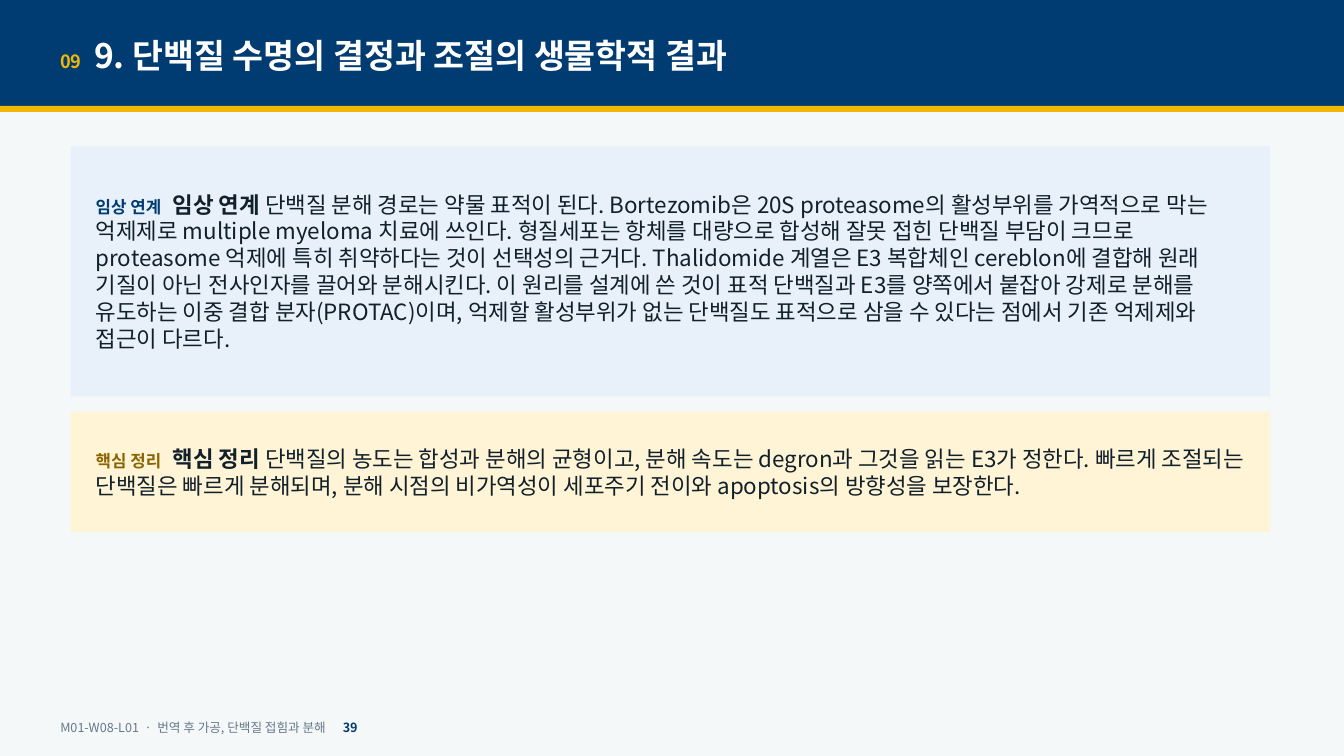
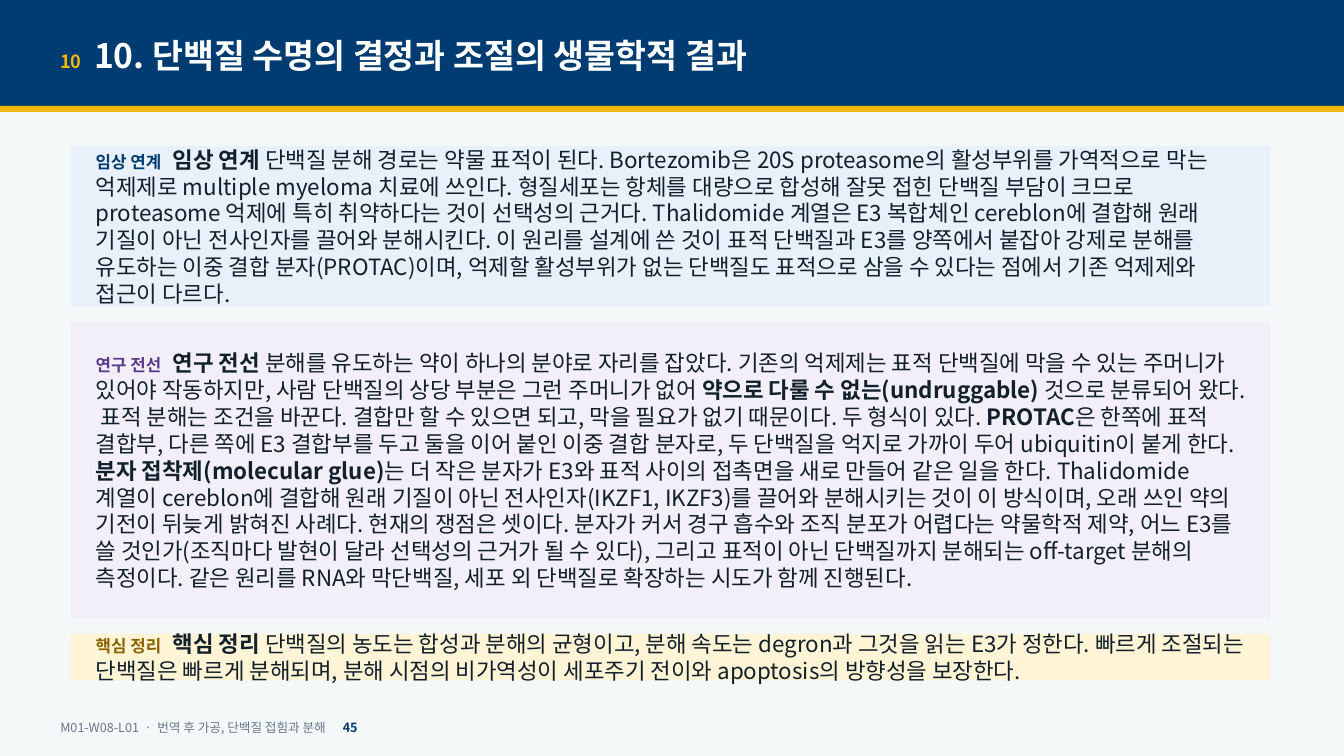
Before and after one commit to hoperiasd2/hoperiasd2.github.io, a slide deck: slide 45 of curriculum/M01/W08/L01/slides.pptx (slide 39 before the commit). Drawn at 1344x756 pixels with LibreOffice and Linux fonts; fonts in the diff are those of the drawing. Boxes give left, top, right and bottom in pixels: in the first picture for what was removed or moved away, otherwise in the second. Text is boxed around its words. In the diff, an @@ line names an element or a change of style, - is before the commit and + after.

```diff
--- a/curriculum/M01/W08/L01/slides.pptx
+++ b/curriculum/M01/W08/L01/slides.pptx
@@ text at bbox=[60, 39, 747, 71]: text changed @@
-09 9. 단백질 수명의 결정과 조절의 생물학적 결과
+10 10. 단백질 수명의 결정과 조절의 생물학적 결과
@@ rectangle "임상 연계 임상 연계 단백질 ...": place and size @@
-rectangle "임상 연계 임상 연계 단백질 ..." at bbox=[71, 146, 1270, 396]
+rectangle "임상 연계 임상 연계 단백질 ..." at bbox=[71, 146, 1270, 307]
@@ rectangle added at bbox=[71, 322, 1270, 619], fill #F3EFF9, 16 pt, text #11202B @@
+연구 전선 연구 전선 분해를 유도하는 약이 하나의 분야로 자리를 잡았다. 기존의 억제제는 표적 단백질에 막을 수 있는 주머니가 있어야 작동하지만, 사람 단백질의 상당 부분은 그런 주머니가 없어 약으로 다룰 수 없는(undruggable) 것으로 분류되어 왔다. 표적 분해는 조건을 바꾼다. 결합만 할 수 있으면 되고, 막을 필요가 없기 때문이다. 두 형식이 있다. PROTAC은 한쪽에 표적 결합부, 다른 쪽에 E3 결합부를 두고 둘을 이어 붙인 이중 결합 분자로, 두 단백질을 억지로 가까이 두어 ubiquitin이 붙게 한다. 분자 접착제(molecular glue)는 더 작은 분자가 E3와 표적 사이의 접촉면을 새로 만들어 같은 일을 한다. Thalidomide 계열이 cereblon에 결합해 원래 기질이 아닌 전사인자(IKZF1, IKZF3)를 끌어와 분해시키는 것이 이 방식이며, 오래 쓰인 약의 기전이 뒤늦게 밝혀진 사례다. 현재의 쟁점은 셋이다. 분자가 커서 경구 흡수와 조직 분포가 어렵다는 약물학적 제약, 어느 E3를 쓸 것인가(조직마다 발현이 달라 선택성의 근거가 될 수 있다), 그리고 표적이 아닌 단백질까지 분해되는 off-target 분해의 측정이다. 같은 원리를 RNA와 막단백질, 세포 외 단백질로 확장하는 시도가 함께 진행된다.
@@ rectangle "핵심 정리 핵심 정리 단백질의 ...": place and size @@
-rectangle "핵심 정리 핵심 정리 단백질의 ..." at bbox=[71, 411, 1270, 531]
+rectangle "핵심 정리 핵심 정리 단백질의 ..." at bbox=[71, 634, 1270, 681]
@@ text at bbox=[60, 721, 358, 734]: text changed @@
-M01-W08-L01 · 번역 후 가공, 단백질 접힘과 분해 39
+M01-W08-L01 · 번역 후 가공, 단백질 접힘과 분해 45
```
Also in this commit, not shown: 44 other slides changed, 10 slides added, 5 other files.
